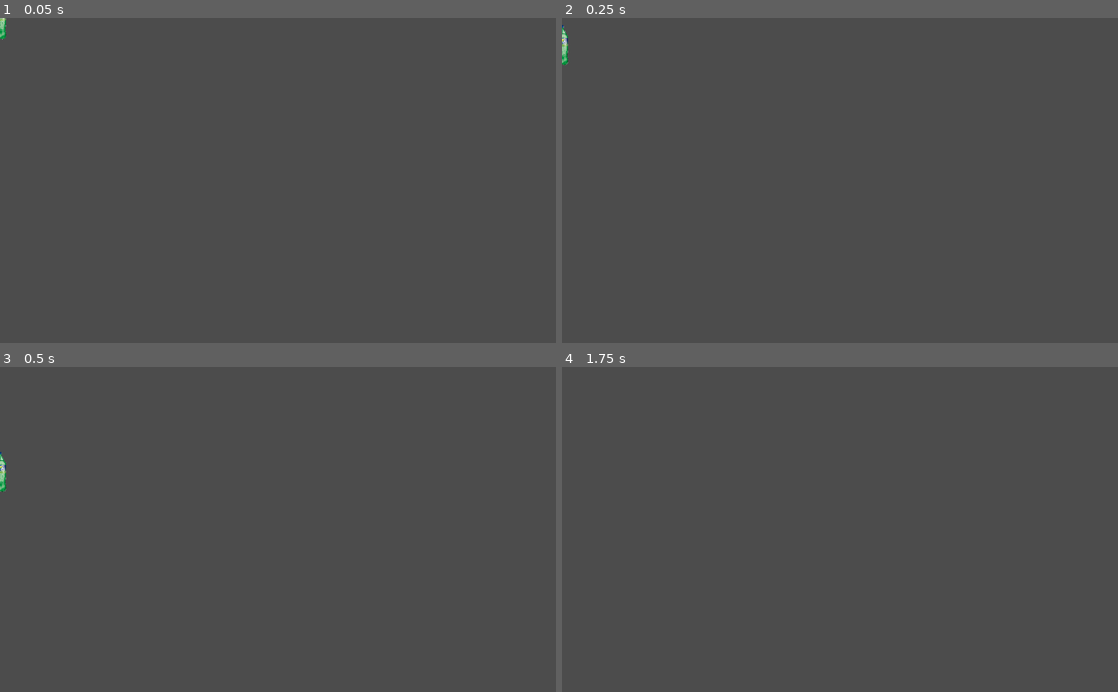
Above: before the commit, frames 1-4 (two rows, left to right).
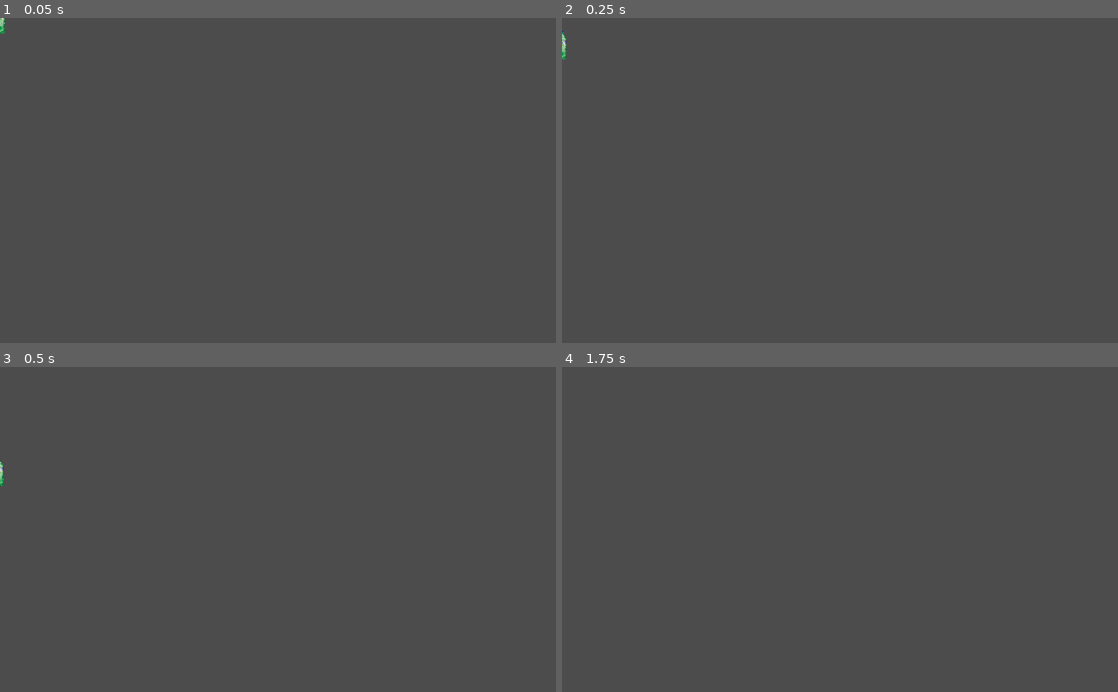
Above: after the commit, the same moments.

Repository: tarikdemiroren/agalar_clash
Game: Godot game, scene res://src/Actors/Player/Player.tscn
Two runs of this game, one before a commit and one after it. Both use one fixed random seed, a clock stepped at 60 frames per second and the inputs below. The project has no main scene, so this scene is started directly.
Inputs:
- Up to frame 1 (0.05 s): no input
- Up to frame 2 (0.25 s): no input
- Up to frame 3 (0.5 s): no input
- Up to frame 4 (1.75 s): hold Right (go_right) from 0.53 s (still down); tap Up (jump) at 0.77, 1.52 s; tap Enter at 1.25 s

The runs differ from the first frame. In frame 1, less than 0.1% of the frame differs, in the area x 0-2%, y 0-7%; in frame 2, 0.1%; in frame 3, 0.1%, in the area x 0-2%, y 26-39%; in frame 4, nothing differs.

Commit message:
player movement

Diff:
--- a/agalar_clash_code/src/Actors/Player/Actors.gd
+++ b/agalar_clash_code/src/Actors/Player/Actors.gd
@@ -1,8 +1,9 @@
 extends KinematicBody2D
 class_name Actors
 
-var gravity= 1500
-var speed = 600
+var gravity = 1500
+var speed = 500
+var max_falling_speed = 1500
 
 # Called when the node enters the scene tree for the first time.
 func _ready() -> void:
--- a/agalar_clash_code/src/Actors/Player/Player.gd
+++ b/agalar_clash_code/src/Actors/Player/Player.gd
@@ -2,10 +2,10 @@
 # Called when the node enters the scene tree for the first time.
 var max_speed = 1000
 var velocity: Vector2 = Vector2.ZERO
+var is_just_on_wall = false
 
 func _ready() -> void:
 	pass # Replace with function body.
-
 
 # Called every frame. 'delta' is the elapsed time since the previous frame.
 func _physics_process(delta: float) -> void:
@@ -13,9 +13,15 @@
 	if is_on_wall() or is_on_floor() or is_on_ceiling():
 		velocity = speed * calculateInput()
 
-	velocity.y += gravity * delta
+	if velocity.y <= max_falling_speed:
+		velocity.y += gravity * delta
+
+	set_just_on_wall()
+	if is_just_on_wall:
+		velocity.y = 500
+
 	velocity = move_and_slide(velocity)
-
+	velocity = dissipateVelocity(velocity, delta)
 
 func calculateInput() -> Vector2:
 	var vector: Vector2 = Vector2(0,0)
@@ -24,3 +30,15 @@
 	if Input.is_action_just_pressed("jump"):
 		vector.y = -1
 	return vector
+
+func set_just_on_wall() -> void:
+	if is_on_wall() and not is_just_on_wall:
+		is_just_on_wall = true
+	elif is_on_wall() and is_just_on_wall:
+		is_just_on_wall = false
+
+func dissipateVelocity(vector: Vector2, delta: float) -> Vector2:
+	if is_on_wall() and vector.y >= 0:
+		vector.y -= 100*delta
+	vector.x -= 20*delta
+	return vector
--- a/agalar_clash_code/src/Actors/Player/Player.tscn
+++ b/agalar_clash_code/src/Actors/Player/Player.tscn
@@ -4,14 +4,14 @@
 [ext_resource path="res://src/Actors/Player/Player.gd" type="Script" id=2]
 
 [sub_resource type="CapsuleShape2D" id=1]
-height = 52.0
+height = 28.0
 
 [node name="Player" type="KinematicBody2D"]
 script = ExtResource( 2 )
 
 [node name="Thesprite" type="Sprite" parent="."]
-position = Vector2( 0, -2.38419e-07 )
-scale = Vector2( 0.164, 0.148 )
+position = Vector2( 0, 9.53674e-07 )
+scale = Vector2( 0.13, 0.106 )
 texture = ExtResource( 1 )
 
 [node name="CollisionShape2D" type="CollisionShape2D" parent="."]
